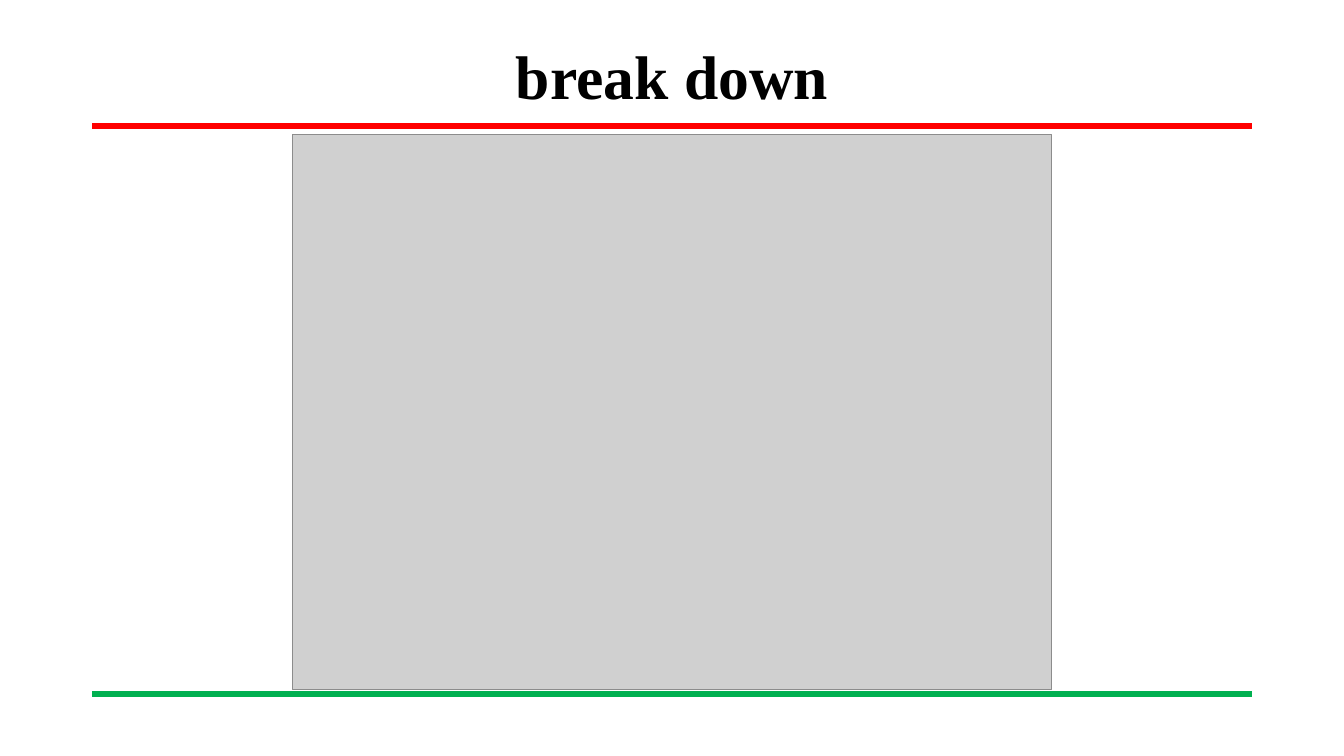
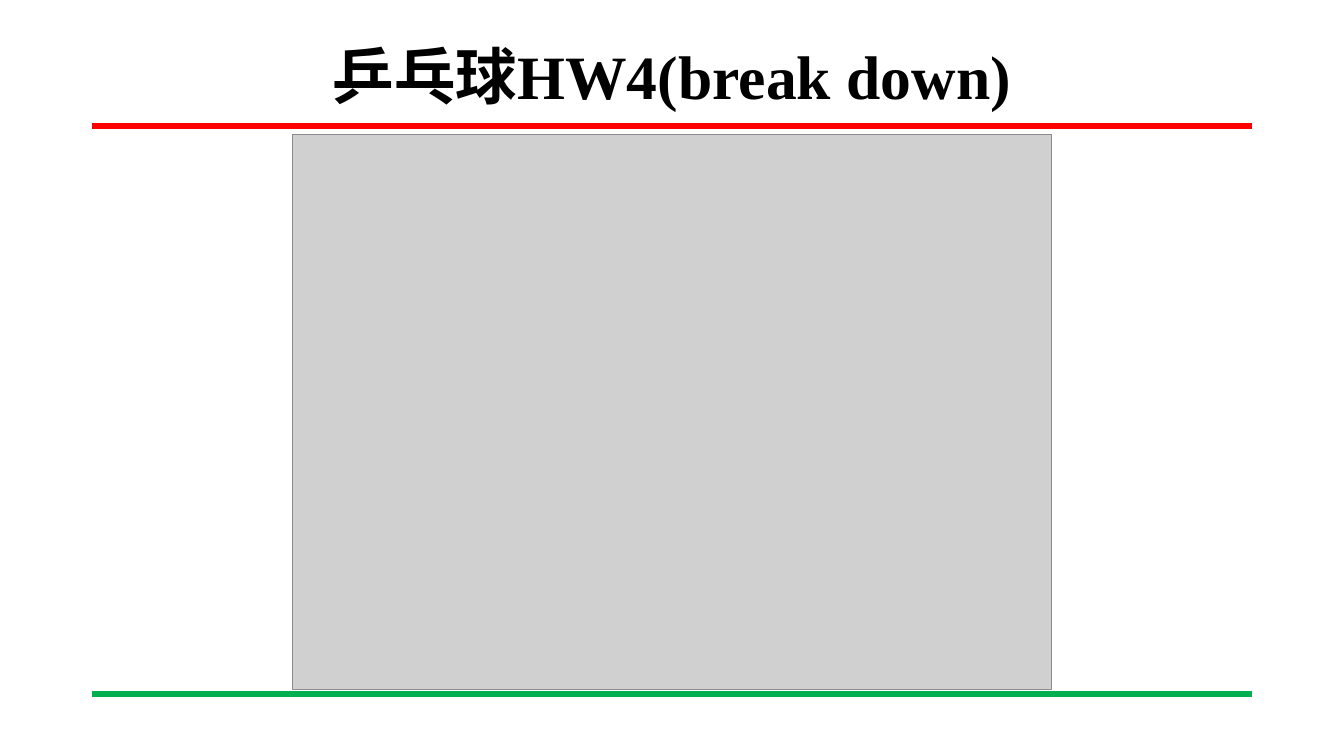
Before and after one commit to yihong92/FPGA, a slide deck: slide 3 of HW5/HW5-2 顯示乒乓球及(球改成圖片bouns)/HW5-2 顯示乒乓球(及球改成圖片bouns).pptx (slide 10 before the commit). Drawn at 1344x756 pixels with LibreOffice and Linux fonts; fonts in the diff are those of the drawing; grey boxes stand for pictures; background and template pictures are left out. Boxes give left, top, right and bottom in pixels: in the first picture for what was removed or moved away, otherwise in the second. Text is boxed around its words. In the diff, an @@ line names an element or a change of style, - is before the commit and + after.

```diff
--- a/HW5/HW5-2 顯示乒乓球及(球改成圖片bouns)/HW5-2 顯示乒乓球(及球改成圖片bouns).pptx
+++ b/HW5/HW5-2 顯示乒乓球及(球改成圖片bouns)/HW5-2 顯示乒乓球(及球改成圖片bouns).pptx
@@ title at <box>333,46,1011,112</box>: text changed @@
-break down
+乒乓球HW4(break down)
```
Also in this commit, not shown: 7 other slides changed, 4 slides added, 12 slides removed, 1 other file.
